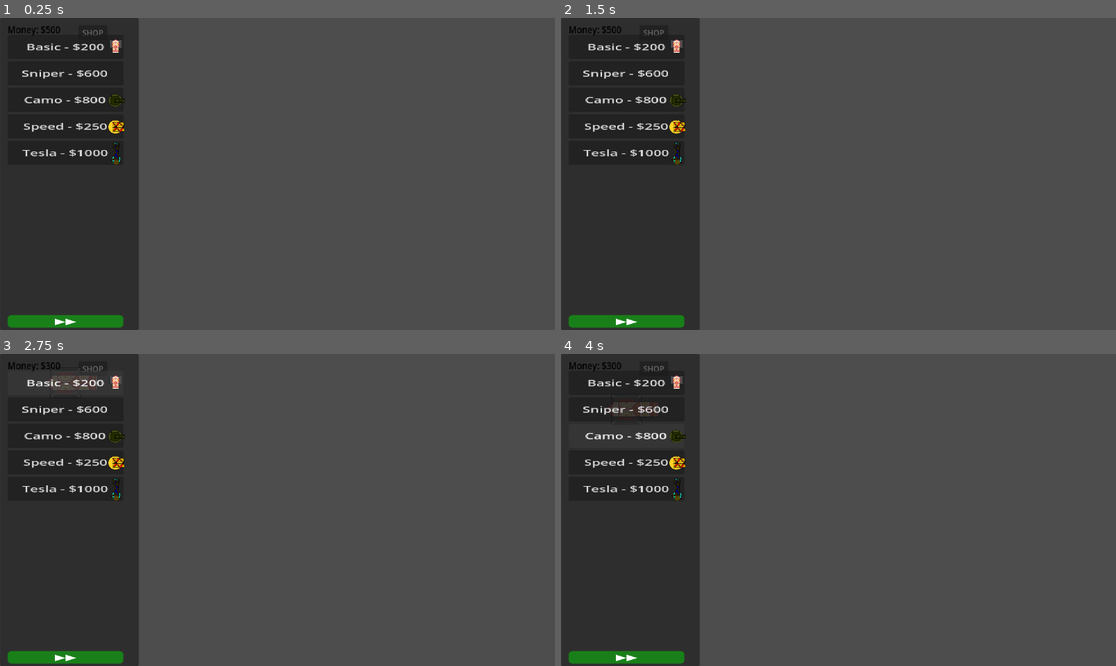
Above: before the commit, frames 1-4 (two rows, left to right).
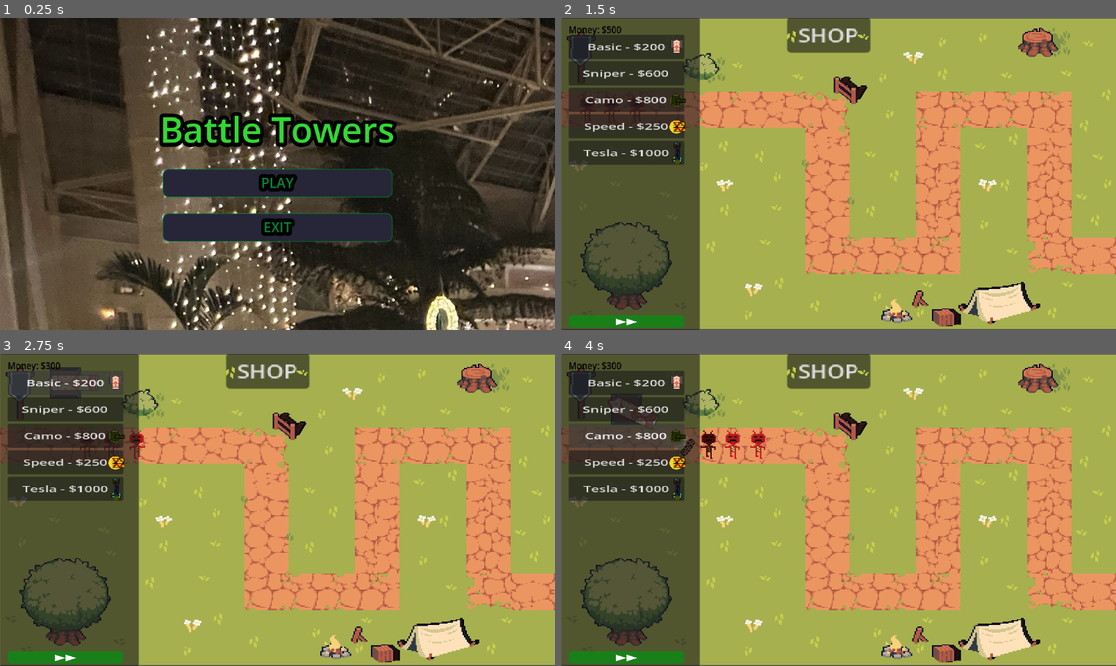
Above: after the commit, the same moments.

Repository: Matthewfrogman/Battle_towers
Game: Godot game, scene res://scenes/main_menu.tscn
Two runs of this game, one before a commit and one after it. Both use one fixed random seed, a clock stepped at 60 frames per second and the inputs below. Before the commit the project starts from res://scenes/shop.tscn.
Inputs (mouse positions are in pixels of both pictures, inside the frame that each line leads up to):
- Up to frame 1 (0.25 s): no input
- Up to frame 2 (1.5 s): click (838, 183) at 0.5 s, where only the run after the commit has a clickable "PLAY"; click (838, 230) at 1.25 s, where only the run after the commit has a clickable "PLAY"
- Up to frame 3 (2.75 s): click "Basic - $200" at 2 s
- Up to frame 4 (4 s): click "Sniper - $600" at 2.75 s; click "Camo - $800" at 3.5 s

The runs differ from the first frame. In frame 1, 84% of the frame differs, in the area x 0-100%, y 0-100%; in frame 2, 90%; in frame 3, 90%; in frame 4, 91%.

Commit message:
cleaned up script

Diff:
--- a/project.godot
+++ b/project.godot
@@ -11,7 +11,7 @@
 [application]
 
 config/name="Battle_Towers"
-run/main_scene="uid://7c5fgd6cuy2o"
+run/main_scene="uid://7vd1hu60bn7b"
 config/features=PackedStringArray("4.6", "Forward Plus")
 config/icon="res://icon.svg"
 
--- a/scenes/enemy_base.gd
+++ b/scenes/enemy_base.gd
@@ -1,28 +1,30 @@
-class_name Enemy extends CharacterBody2D
+extends CharacterBody2D
+class_name Enemy
+
 @export var speed = 35
 @export var hp = 100
 @export var direction = 1
 
-#sees the progress of the enemy across the track
+# sees the progress of the enemy across the track
 var progress = 0
 
 func _ready():
 	pass
 
 func _process(delta):
-	progress += 1*delta
+	progress += 1 * delta
 
 	if direction == 1:
-		position.x += delta*speed
+		position.x += delta * speed
 	elif direction == 2:
-		position.y -= delta*speed
+		position.y -= delta * speed
 	elif direction == 3:
-		position.x -= delta*speed
+		position.x -= delta * speed
 	elif direction == 4:
-		position.y += delta*speed
+		position.y += delta * speed
 
 	if hp <= 100:
-		$sprite.modulate = Color(hp/100.0, hp/100.0, hp/100.0)
+		$sprite.modulate = Color(hp / 100.0, hp / 100.0, hp / 100.0)
 
 	if hp <= 0:
 		die()
